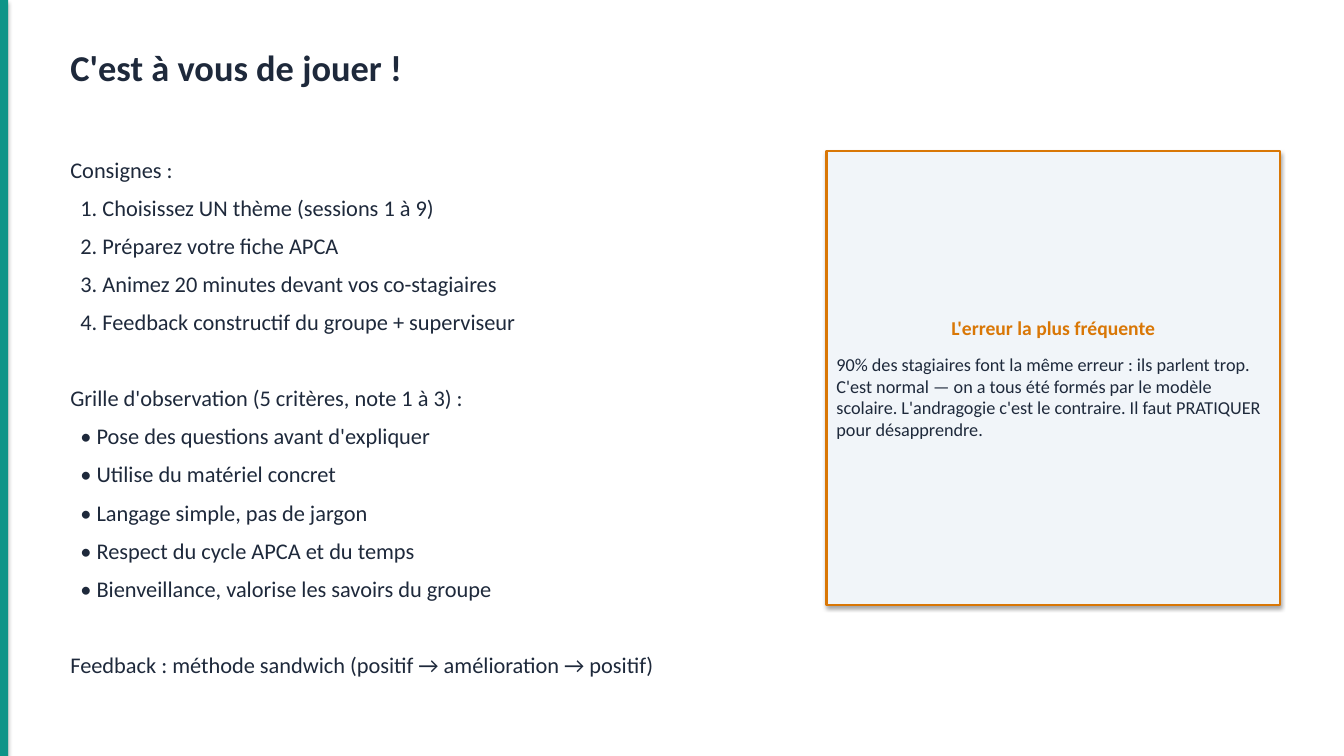
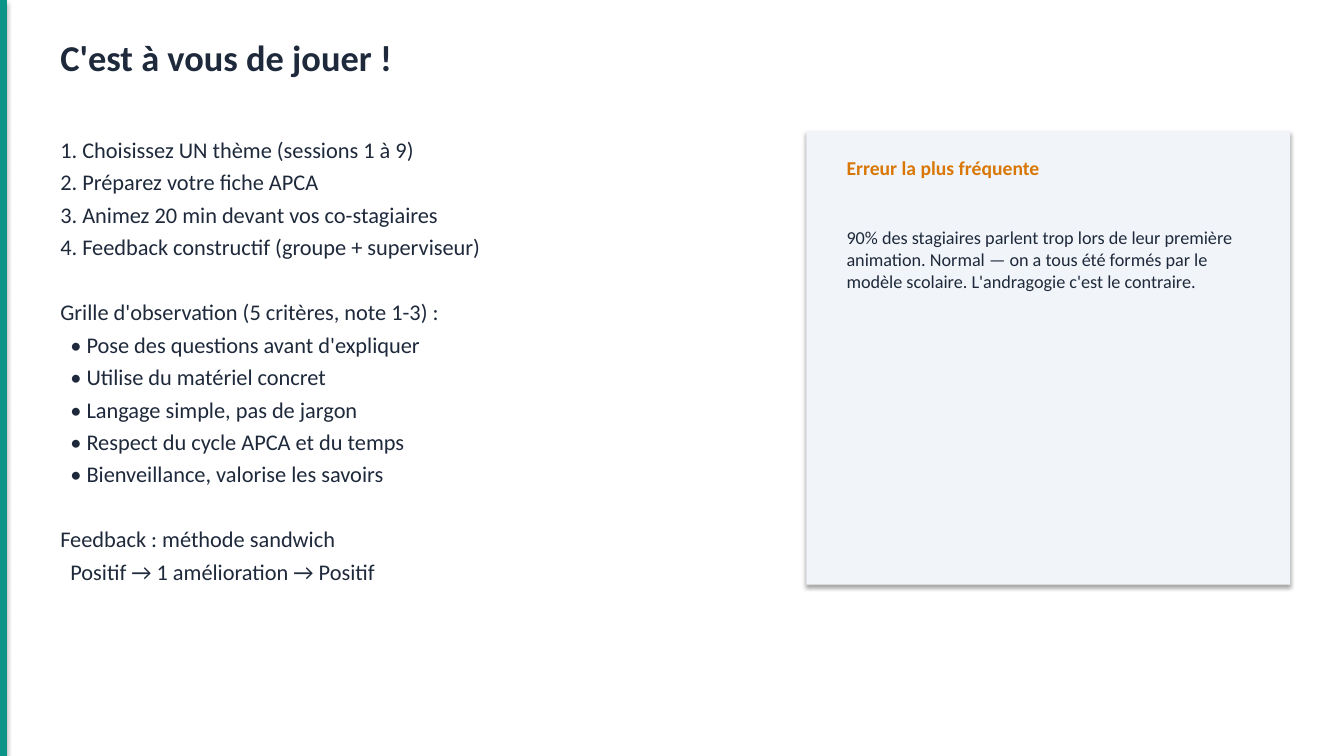
Before and after one commit to Louistatch/portefolio, a slide deck: slide 43 of TOF-FIN-01_Gestion_Financiere_Paysanne.pptx (slide 44 before the commit). Drawn at 1344x756 pixels with LibreOffice and Linux fonts; fonts in the diff are those of the drawing. Boxes give left, top, right and bottom in pixels: in the first picture for what was removed or moved away, otherwise in the second. Text is boxed around its words. In the diff, an @@ line names an element or a change of style, - is before the commit and + after.

```diff
--- a/TOF-FIN-01_Gestion_Financiere_Paysanne.pptx
+++ b/TOF-FIN-01_Gestion_Financiere_Paysanne.pptx
@@ text "C'est à vous de jouer ...": place and size @@
-text "C'est à vous de jouer ..." at [70, 55, 382, 87]
+text "C'est à vous de jouer ..." at [60, 45, 372, 77]
@@ text "1. Choisissez UN thème (sessions ...": place and size @@
-text "1. Choisissez UN thème (sessions ..." at [70, 162, 515, 601]
+text "1. Choisissez UN thème (sessions ..." at [60, 142, 480, 580]
@@ text at [60, 142, 419, 454]: less space between paragraphs @@
@@ rectangle added at [807, 131, 1291, 585], fill #F1F5F9 @@
@@ text at [70, 162, 161, 182]: paragraph removed @@
-Consignes :
@@ text added at [847, 161, 1040, 178], 14 pt, text #D97706, bold @@
+Erreur la plus fréquente
@@ text at [60, 207, 480, 323]: text changed @@
-3. Animez 20 minutes devant vos co-stagiaires
-4. Feedback constructif du groupe + superviseur
-Grille d'observation (5 critères, note 1 à 3) :
+3. Animez 20 min devant vos co-stagiaires
+4. Feedback constructif (groupe + superviseur)
+Grille d'observation (5 critères, note 1-3) :
@@ text "90% des stagiaires parlent trop ...": place and size @@
-text "90% des stagiaires parlent trop ..." at [827, 151, 1280, 605]
+text "90% des stagiaires parlent trop ..." at [847, 231, 1233, 291]
@@ text "90% des stagiaires parlent trop ..." at [847, 231, 1233, 291]: vertical alignment middle to top; fill #F1F5F9 to none; outline #D97706 1.5 pt to none; shadow off @@
@@ text at [847, 231, 1233, 291]: text changed @@
-L'erreur la plus fréquente
-90% des stagiaires font la même erreur : ils parlent trop. C'est normal — on a tous été formés par le modèle scolaire. L'andragogie c'est le contraire. Il faut PRATIQUER pour désapprendre.
+90% des stagiaires parlent trop lors de leur première animation. Normal — on a tous été formés par le modèle scolaire. L'andragogie c'est le contraire.
@@ text at [60, 466, 383, 580]: text changed @@
-• Bienveillance, valorise les savoirs du groupe
-Feedback : méthode sandwich (positif → amélioration → positif)
+• Bienveillance, valorise les savoirs
+Feedback : méthode sandwich
+Positif → 1 amélioration → Positif
```
Also in this commit, not shown: 47 other slides changed, 1 slide removed, 1 other file.
